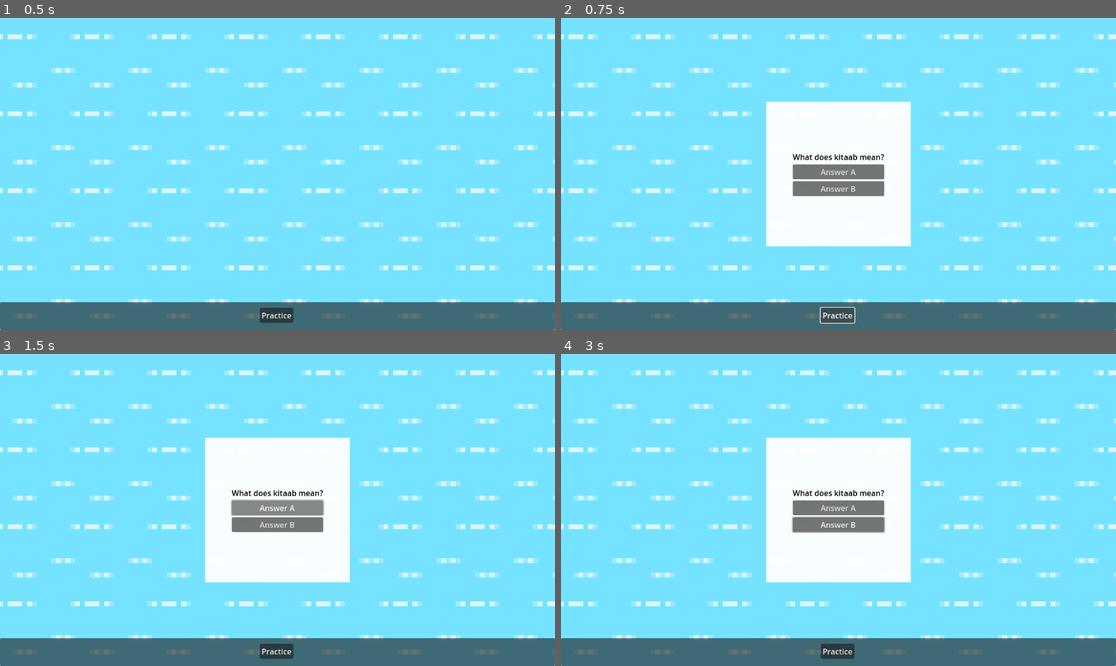
Above: before the commit, frames 1-4 (two rows, left to right).
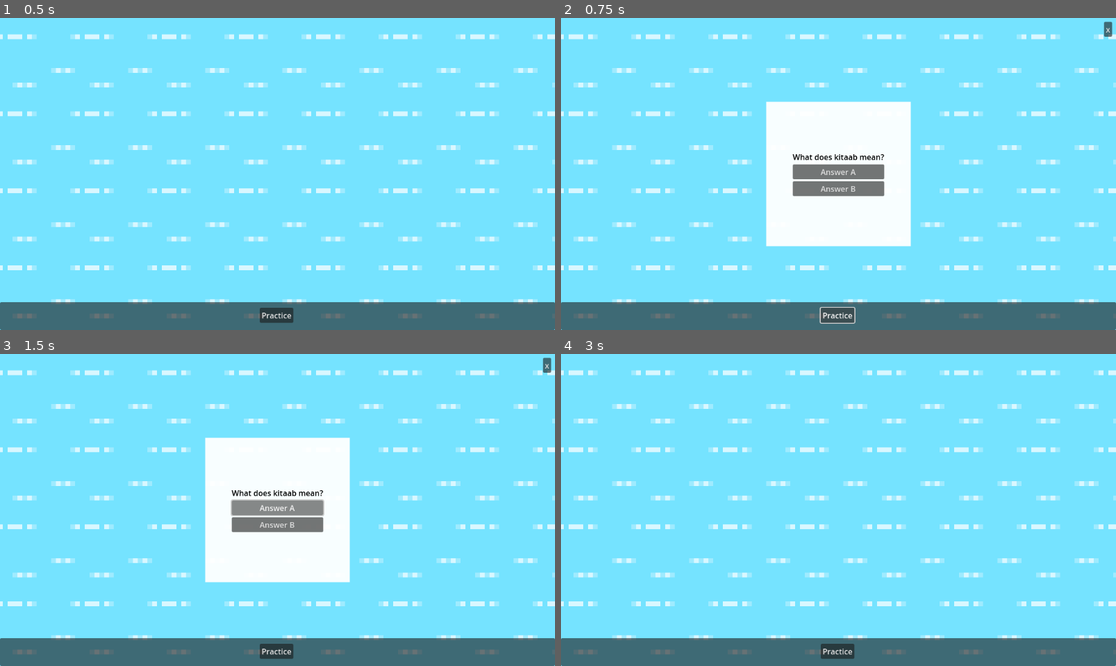
Above: after the commit, the same moments.

Repository: koljapluemer/vocab-city
Game: Godot game, scene res://scenes/Game.tscn
Two runs of this game, one before a commit and one after it. Both use one fixed random seed, a clock stepped at 60 frames per second and the inputs below.
Inputs (mouse positions are in pixels of both pictures, inside the frame that each line leads up to):
- Up to frame 1 (0.5 s): no input
- Up to frame 2 (0.75 s): click "Practice" at 0.5 s
- Up to frame 3 (1.5 s): click "Answer A" at 1.25 s
- Up to frame 4 (3 s): click "Answer B" at 2 s; click (1110, 366) at 2.75 s, where only the run after the commit has a clickable "x"

Frame 1 is identical in both runs. In frame 2, less than 0.1% of the frame differs, in the area x 97-100%, y 1-7%; in frame 3, less than 0.1%; in frame 4, 12%, in the area x 36-64%, y 26-74%.
Error after the commit: Modulo by zero error in operator '%'. (res://scripts/PracticeInterface.gd:38)

Commit message:
mock very basic practice flow w/o feedback or scoring

Diff:
--- a/scenes/prefabs/PracticeInterface.tscn
+++ b/scenes/prefabs/PracticeInterface.tscn
@@ -1,4 +1,6 @@
-[gd_scene load_steps=3 format=3 uid="uid://bmk0tqy5poyia"]
+[gd_scene load_steps=4 format=3 uid="uid://bmk0tqy5poyia"]
+
+[ext_resource type="Script" path="res://scripts/PracticeInterface.gd" id="1_huuyt"]
 
 [sub_resource type="StyleBoxFlat" id="StyleBoxFlat_xt4kp"]
 bg_color = Color(1, 1, 1, 0.945098)
@@ -7,6 +9,7 @@
 
 [node name="PracticeInterface" type="CanvasLayer"]
 layer = 10
+script = ExtResource("1_huuyt")
 
 [node name="Panel" type="Panel" parent="."]
 anchors_preset = 8
@@ -31,20 +34,35 @@
 grow_horizontal = 2
 grow_vertical = 2
 
-[node name="VBoxContainer" type="VBoxContainer" parent="Panel/Container"]
+[node name="VBox" type="VBoxContainer" parent="Panel/Container"]
 material = SubResource("CanvasItemMaterial_dorhj")
 layout_mode = 2
 alignment = 1
 
-[node name="QuestionLabel" type="Label" parent="Panel/Container/VBoxContainer"]
+[node name="QuestionLabel" type="Label" parent="Panel/Container/VBox"]
 layout_mode = 2
 theme_override_colors/font_color = Color(0, 0, 0, 1)
 text = "What does kitaab mean?"
 
-[node name="Answer1" type="Button" parent="Panel/Container/VBoxContainer"]
+[node name="Answer1" type="Button" parent="Panel/Container/VBox"]
 layout_mode = 2
 text = "Answer A"
 
-[node name="Answer2" type="Button" parent="Panel/Container/VBoxContainer"]
+[node name="Answer2" type="Button" parent="Panel/Container/VBox"]
 layout_mode = 2
 text = "Answer B"
+
+[node name="CloseButton" type="Button" parent="."]
+anchors_preset = 1
+anchor_left = 1.0
+anchor_right = 1.0
+offset_left = -25.0
+offset_top = 8.0
+offset_right = -8.0
+offset_bottom = 39.0
+grow_horizontal = 0
+text = "x"
+
+[connection signal="pressed" from="Panel/Container/VBox/Answer1" to="." method="_on_answer_1_pressed"]
+[connection signal="pressed" from="Panel/Container/VBox/Answer2" to="." method="_on_answer_2_pressed"]
+[connection signal="pressed" from="CloseButton" to="." method="_on_close_button_pressed"]
--- a/scripts/Game.gd
+++ b/scripts/Game.gd
@@ -2,6 +2,7 @@
 
 @onready var grid = $Grid
 
+var practiceUIOpen = false
 
 func _physics_process(_delta):
 	if (Input.is_action_just_pressed("mb_right")):
@@ -14,6 +15,12 @@
 
 
 func _on_practice_button_pressed():
-	var interface = load("res://scenes/prefabs/PracticeInterface.tscn")
-	var inst = interface.instantiate()
-	add_child(inst)
+	if practiceUIOpen:
+		get_node("PracticeInterface").queue_free()
+		practiceUIOpen = false
+	else:
+		var interface = load("res://scenes/prefabs/PracticeInterface.tscn")
+		var inst = interface.instantiate()
+		inst.grid = grid.grid
+		add_child(inst)
+		practiceUIOpen = true
--- /dev/null
+++ b/scripts/PracticeInterface.gd
@@ -0,0 +1,62 @@
+extends CanvasLayer
+
+var grid
+var filteredGrid = {}
+
+# Called when the node enters the scene tree for the first time.
+func _ready():
+	for key in grid.keys():
+		if grid[key].state == "vocab":
+			filteredGrid[key] = grid[key]
+	set_random_vocab()
+
+
+func set_random_vocab():
+	var correctGridCell = get_random_vocab()
+	# set text of Panel/Container/VBox/QuestionLabel to nativeWord
+	var questionEl = get_node("Panel/Container/VBox/QuestionLabel")
+	questionEl.text = correctGridCell.nativeWord
+	# answer options
+	var correctAnswer = correctGridCell.targetWord
+	var incorrectAnswer = get_random_vocab().targetWord
+	# with 50% probability, swap correct and incorrect answers
+	var answer1El = get_node("Panel/Container/VBox/Answer1")
+	var answer2El = get_node("Panel/Container/VBox/Answer2")
+	if randi() % 2 == 0:
+		answer1El.text = correctAnswer
+		answer2El.text = incorrectAnswer
+	else:
+		answer1El.text = incorrectAnswer
+		answer2El.text = correctAnswer
+
+
+func get_random_vocab():
+	# filter grid dict for elements of state vocab
+	# select a random element from filtered dict:
+
+	var size = filteredGrid.size()
+	var random_key = filteredGrid.keys()[randi() % size]
+	var el = filteredGrid[random_key]
+	return el
+
+# Called every frame. 'delta' is the elapsed time since the previous frame.
+func _process(delta):
+	pass
+
+
+func _on_answer_1_pressed():
+	handle_answer_pressed("Panel/Container/VBox/Answer1")
+
+
+func _on_answer_2_pressed():
+	handle_answer_pressed("Panel/Container/VBox/Answer2")
+
+
+func handle_answer_pressed(el):
+	var valueOfAnswer = get_node(el).text
+	set_random_vocab()
+
+
+func _on_close_button_pressed():
+	get_parent().practiceUIOpen = false
+	queue_free()
Not shown, changed: doc/notes/Vocab City.md
